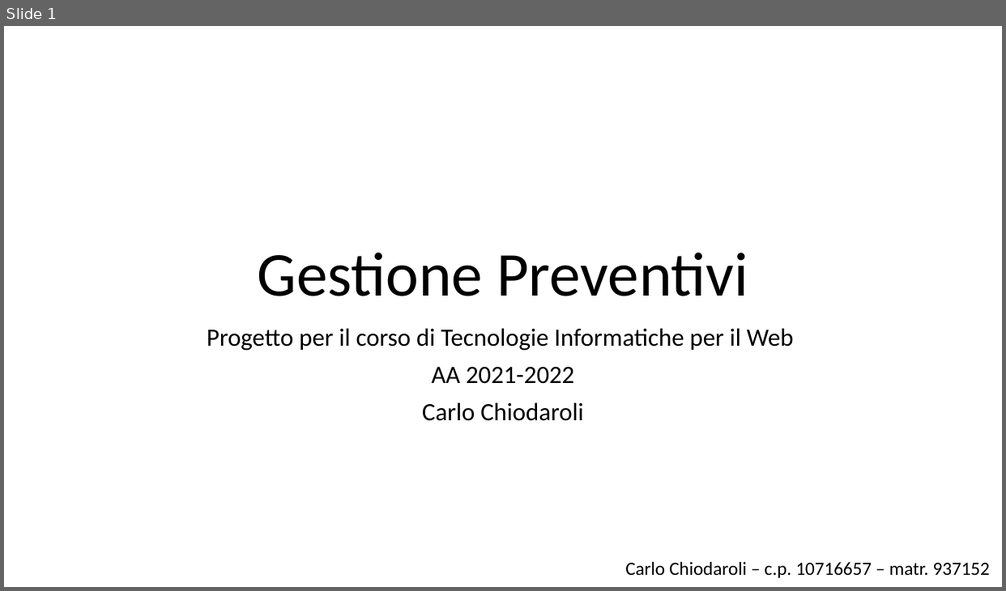
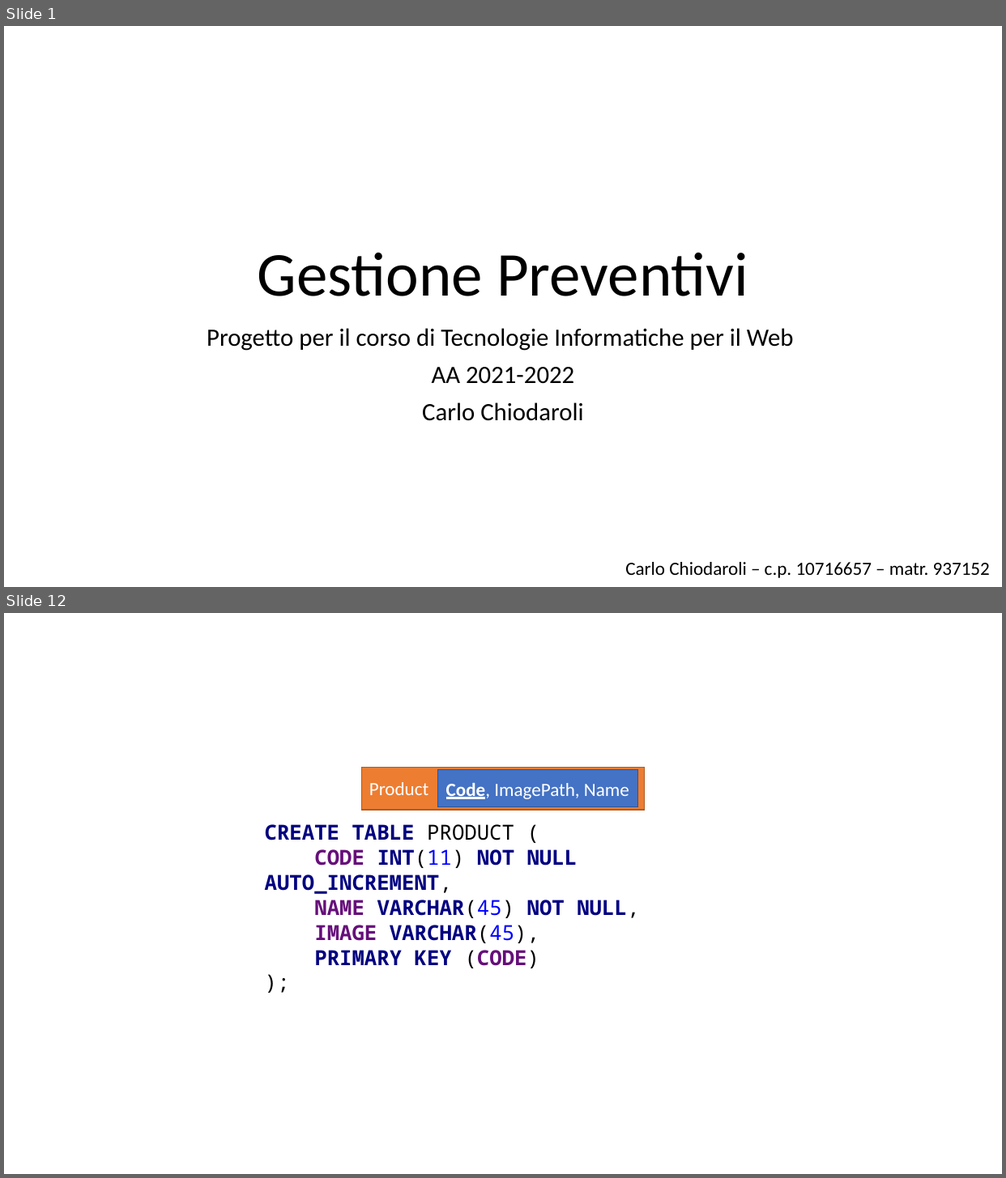
Before and after one commit to CarloChiodaroli/TIW-2022-HTML, a slide deck: data/Gestione Preventivi.pptx. Shown one above the other, each under a label of ours: slide 1 before the commit, slides 1 and 12 after it; the slides between them are not shown. The pictures are 1006x591 and 1006x1178 pixels, drawn with LibreOffice and Linux fonts; fonts in the diff are those of the drawing. Boxes give left, top, right and bottom in pixels: in the first picture for what was removed or moved away, otherwise in the second. Text is boxed around its words. In the diff, an @@ line names an element or a change of style, - is before the commit and + after.

```diff
--- a/data/Gestione Preventivi.pptx
+++ b/data/Gestione Preventivi.pptx
@@ slide 12 added at (x1=4, y1=613, x2=1002, y2=1174), background #FFFFFF @@
@@ rectangle added at (x1=362, y1=767, x2=644, y2=810), fill #ED7D31, outline #AF5C24 1 pt, 18 pt, text #FFFFFF @@
+Product
@@ rectangle added at (x1=437, y1=770, x2=637, y2=807), fill #4472C4, outline #325491 1 pt, 18 pt, text #FFFFFF @@
+Code, ImagePath, Name
@@ text added at (x1=265, y1=824, x2=639, y2=969), 20 pt, text #000080, bold @@
+CREATE TABLE PRODUCT (
+CODE INT(11) NOT NULL AUTO_INCREMENT,
+NAME VARCHAR(45) NOT NULL,
+IMAGE VARCHAR(45),
+PRIMARY KEY (CODE)
+);
```
Also in this commit, not shown: 2 slides changed, 19 other slides added, 1 other file.
